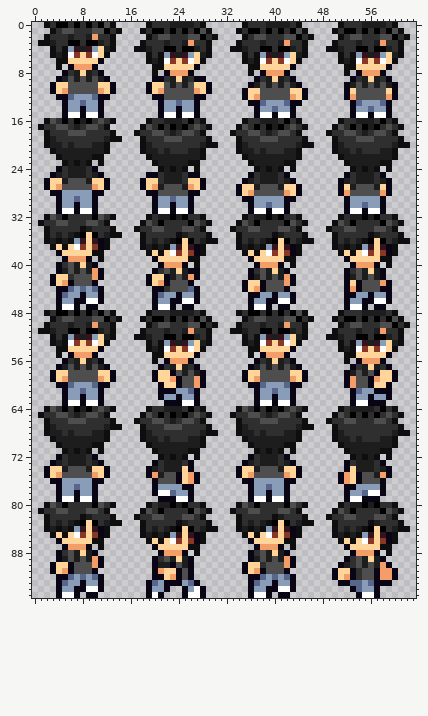
Sprite sheet: public/spritesheet-player.png. That is the earlier state.
The file is 64x96 pixels.
New version:
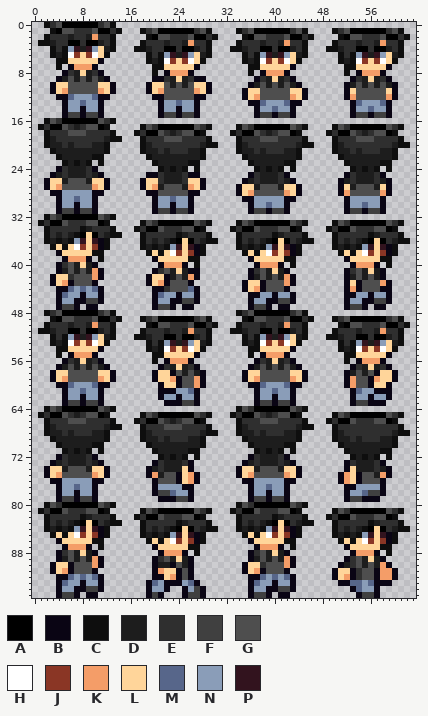
Palette (. is transparent): A #000000  B #0a0514  C #0e0e0e  D #1d1d1d  E #2f2f2f  F #404040  G #4e4e4e  H #ffffff  J #8a3625  K #f49d68  L #ffd59a  M #57668a  N #8a9db8  P #32131e
Edits made:
y 0: x 4 A -> G; x 6 E -> A; x 8 E -> A; x 10..11 EA -> AE; x 19..28 CEEEDDDDEC -> ..........; x 35..44 CEEEDDDDEC -> ..........; x 51..60 CEEEDDDDEC -> ..........
y 1: x 4 E -> A; x 11 G -> A; x 20 A -> G; x 22 E -> A; x 24 E -> A; x 26..27 EA -> AE; x 36 A -> G; x 38 E -> A; x 40 E -> A; x 42..43 EA -> AE; x 52 A -> G; x 54 E -> A; x 56 E -> A; x 58..59 EA -> AE
y 2: x 20 E -> A; x 27 G -> A; x 36 E -> A; x 43 G -> A; x 52 E -> A; x 59 G -> A
y 15: x 6..7 HH -> FF; x 9..10 HH -> FF; x 22..23 HH -> FF; x 25..26 HH -> FF; x 38..39 HH -> FF; x 41..42 HH -> FF; x 54..55 HH -> FF; x 57..58 HH -> FF
y 16: x 6 E -> A; x 8 D -> A; x 10 E -> A; x 19..28 CEEDDDEAEC -> ..........; x 35..44 CEEDDDEAEC -> ..........; x 51..60 CEEDDDEAEC -> ..........
y 17: x 3..4 EG -> AA; x 11 E -> A; x 22 E -> A; x 24 D -> A; x 26 E -> A; x 38 E -> A; x 40 D -> A; x 42 E -> A; x 54 E -> A; x 56 D -> A; x 58 E -> A
y 18: x 19..20 EG -> AA; x 27 E -> A; x 35..36 EG -> AA; x 43 E -> A; x 51..52 EG -> AA; x 59 E -> A
y 31: x 5..6 HH -> FF; x 8..9 HH -> FF; x 21..22 HH -> FF; x 24..25 HH -> FF; x 37..38 HH -> FF; x 40..41 HH -> FF; x 53..54 HH -> FF; x 56..57 HH -> FF
y 32: x 6..9 EEEE -> AAAA; x 19..28 CEDDADAEEC -> ..........; x 35..44 CEDDADAEEC -> ..........; x 51..60 CEDDADAEEC -> ..........
y 33: x 3..4 EG -> AA; x 11 E -> A; x 22..25 EEEE -> AAAA; x 38..41 EEEE -> AAAA; x 54..57 EEEE -> AAAA
y 34: x 19..20 EG -> AA; x 27 E -> A; x 35..36 EG -> AA; x 43 E -> A; x 51..52 EG -> AA; x 59 E -> A
y 46: x 9..10 HH -> FF; x 25..26 HH -> FF; x 41..42 HH -> FF; x 57..58 HH -> FF
y 47: x 5..6 HH -> FF; x 21..22 HH -> FF; x 37..38 HH -> FF; x 53..54 HH -> FF
y 48: x 4 A -> G; x 6 E -> A; x 8 E -> A; x 10..11 EA -> AE; x 19..28 CEEEDDDDEC -> ..........; x 36 A -> G; x 38 E -> A; x 40 E -> A; x 42..43 EA -> AE; x 51..60 CEEEDDDDEC -> ..........
y 49: x 4 E -> A; x 11 G -> A; x 20 A -> G; x 22 E -> A; x 24 E -> A; x 26..27 EA -> AE; x 36 E -> A; x 43 G -> A; x 52 A -> G; x 54 E -> A; x 56 E -> A; x 58..59 EA -> AE
y 50: x 20 E -> A; x 27 G -> A; x 52 E -> A; x 59 G -> A
y 63: x 6..7 HH -> FF; x 9..10 HH -> FF; x 25..26 HH -> FF; x 38..39 HH -> FF; x 41..42 HH -> FF; x 54..55 HH -> FF
y 64: x 6 E -> A; x 8 D -> A; x 10 E -> A; x 19..28 CEEDDDEAEC -> ..........; x 38 E -> A; x 40 D -> A; x 42 E -> A; x 51..60 CEDDDDEAEC -> ..........
y 65: x 3..4 EG -> AA; x 11 E -> A; x 22 E -> A; x 24 D -> A; x 26 E -> A; x 35..36 EG -> AA; x 43 E -> A; x 54 E -> A; x 56 E -> A; x 58 E -> A
y 66: x 19..20 EG -> AA; x 27 E -> A; x 51..52 EG -> AA; x 59 E -> A
y 78: x 21..22 HH -> FF; x 56..57 HH -> FF
y 79: x 5..6 HH -> FF; x 8..9 HH -> FF; x 24..25 HH -> FF; x 37..38 HH -> FF; x 40..41 HH -> FF; x 53..54 HH -> FF
y 80: x 6..9 EEEE -> AAAA; x 19..28 CEDDADAEEC -> ..........; x 38..41 EEEE -> AAAA; x 51..60 CEDDADAEEC -> ..........
y 81: x 3..4 EG -> AA; x 11 E -> A; x 22..25 EEEE -> AAAA; x 35..36 EG -> AA; x 43 E -> A; x 54..57 EEEE -> AAAA
y 82: x 19..20 EG -> AA; x 27 E -> A; x 51..52 EG -> AA; x 59 E -> A
y 94: x 9..10 HH -> FF; x 27 H -> F; x 41..42 HH -> FF
y 95: x 5..6 HH -> FF; x 20 H -> F; x 26..27 HH -> FF; x 37..38 HH -> FF; x 55..56 HH -> FF
